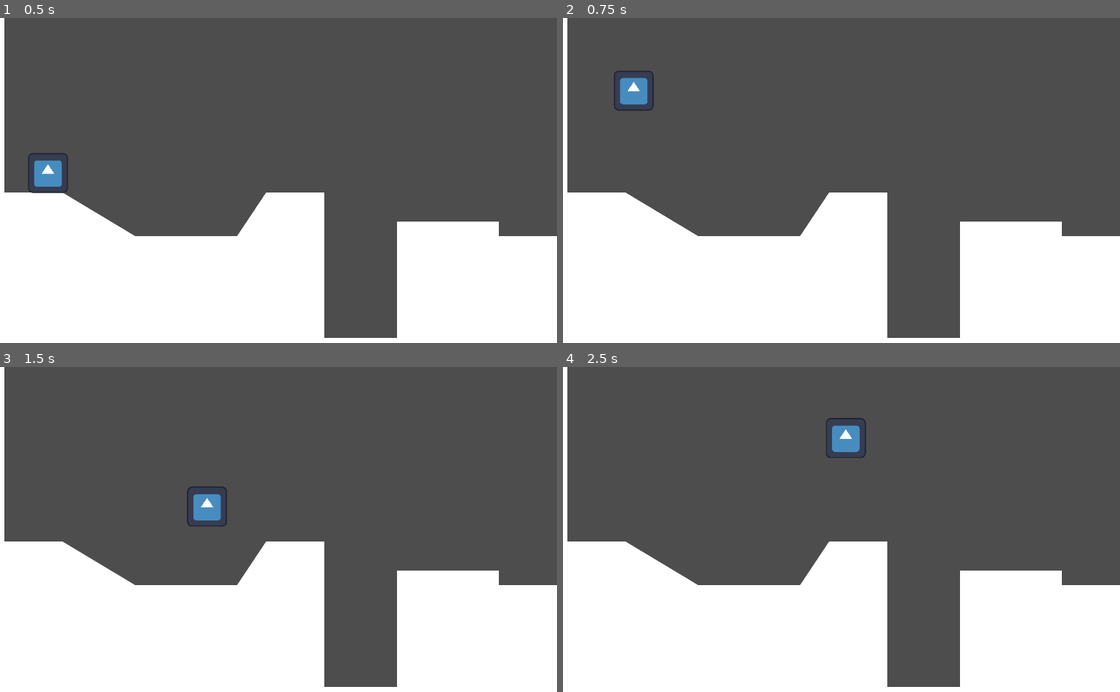
Above: before the commit, frames 1-4 (two rows, left to right).
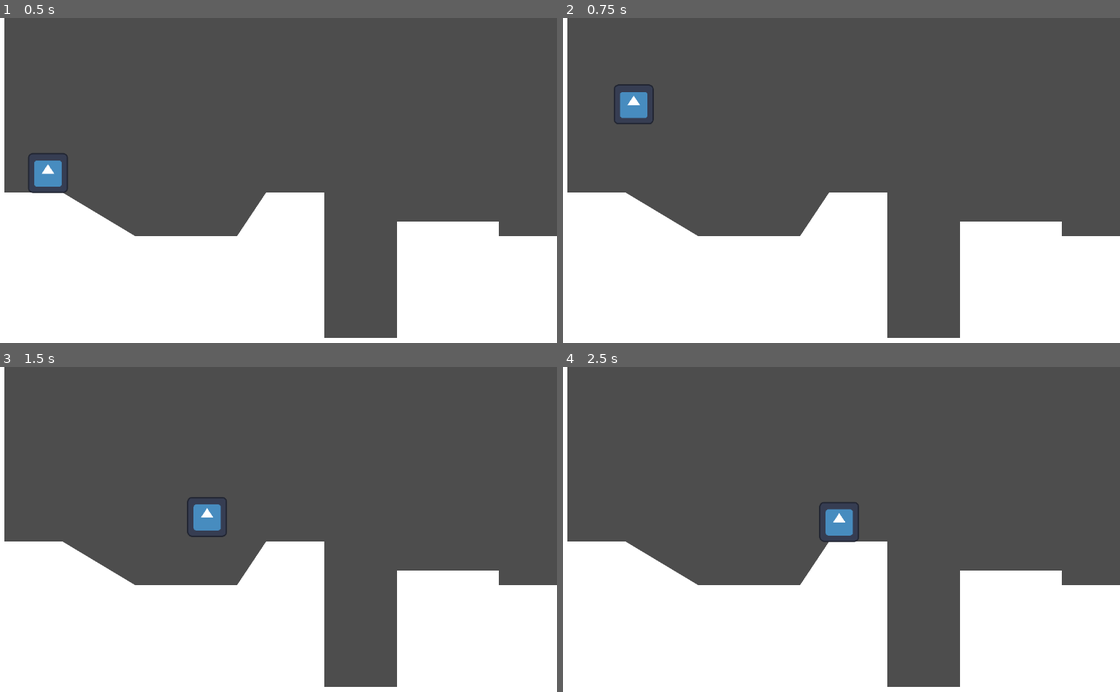
Above: after the commit, the same moments.

Repository: GreyCDevs/platformer-godot-practice
Game: Godot game, scene res://Scenes/world/world.tscn
Same seed, same stepped clock (60 frames per second), same inputs: the game is played once before the commit and once after it. The engine's default icon, where the game draws it, is replaced by a stand-in: a white triangle on a blue panel in a dark square.
Inputs:
- Up to frame 1 (0.5 s): no input
- Up to frame 2 (0.75 s): tap Enter (ui_accept) at 0.5, 0.6 s; hold Right (ui_right) from 0.53 s (still down)
- Up to frame 3 (1.5 s): keep holding Right (ui_right); tap Enter (ui_accept) at 0.77, 1.07, 1.35 s
- Up to frame 4 (2.5 s): tap Enter (ui_accept) at 1.52, 1.82, 2.1 s; release Right (ui_right) at 2.03 s; hold Left (ui_left) from 2.03 s (still down)

Frame 1 is identical in both runs. In frame 2, 0.6% of the frame differs, in the area x 9-17%, y 16-33%; in frame 3, 0.5%; in frame 4, 1.1%, in the area x 45-55%, y 15-54%.

Commit message:
fixed player jump

Diff:
--- a/Scenes/player/player.gd
+++ b/Scenes/player/player.gd
@@ -21,12 +21,12 @@
 
 
 func handle_jump() -> void:
-	if not is_on_floor(): return
-
-	if Input.is_action_just_pressed("ui_accept"):
-		velocity.y = JUMP_VELOCITY
-	elif Input.is_action_just_released("ui_accept"):
-		velocity.y = JUMP_VELOCITY / 2
+	if not is_on_floor():
+		if Input.is_action_just_released("ui_accept") and velocity.y < 0:
+			velocity.y = JUMP_VELOCITY / 2
+	else:
+		if Input.is_action_just_pressed("ui_accept"):
+			velocity.y = JUMP_VELOCITY
 
 
 func handle_movement(delta: float) -> void:
